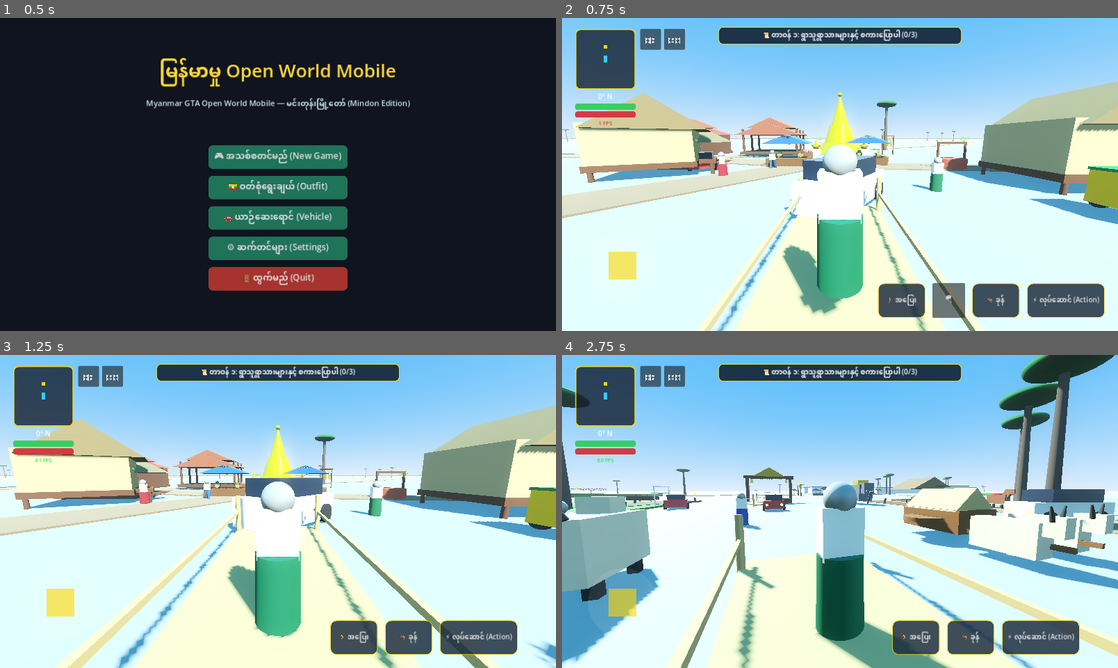
Above: before the commit, frames 1-4 (two rows, left to right).
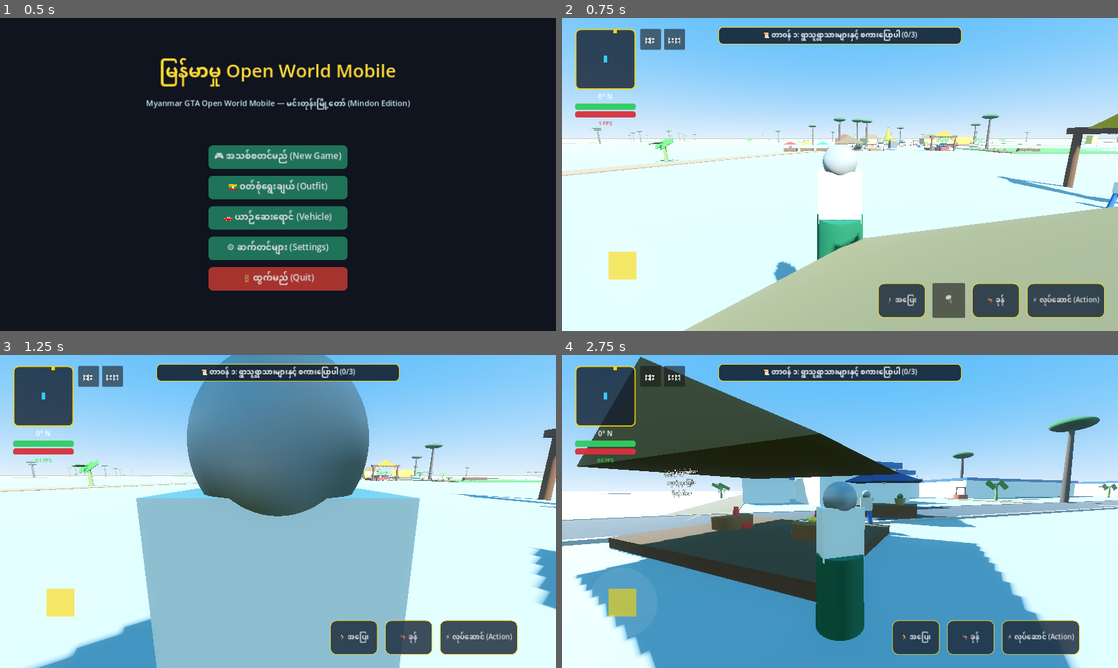
Above: after the commit, the same moments.

Repository: sudohlaingwin/gta-open-world
Game: Godot game, scene res://scenes/main_menu.tscn
Two runs of this game, one before a commit and one after it. Both use one fixed random seed, a clock stepped at 60 frames per second and the inputs below.
Inputs (mouse positions are in pixels of both pictures, inside the frame that each line leads up to):
- Up to frame 1 (0.5 s): no input
- Up to frame 2 (0.75 s): click "🎮 အသစ်စတင်မည် (New Game)" at 0.5 s
- Up to frame 3 (1.25 s): no input
- Up to frame 4 (2.75 s): drag from (628, 611) to (895, 442) at 1.27 s; drag from (728, 527) to (812, 574) at 2.02 s

Frame 1 is identical in both runs. In frame 2, 40% of the frame differs, in the area x 0-100%, y 3-100%; in frame 3, 55%; in frame 4, 61%, in the area x 0-100%, y 0-100%.

Commit message:
Slice 106: Ambient Mindon village pedestrian AI and living community dynamics

Diff:
--- a/scripts/mindon_map_builder.gd
+++ b/scripts/mindon_map_builder.gd
@@ -19,6 +19,7 @@
 const BRIDGE_SCENE = preload("res://scenes/bamboo_bridge.tscn")
 const TEASHOP_SCENE = preload("res://scenes/myanmar_teashop.tscn")
 const STALL_SCENE = preload("res://scenes/market_stall.tscn")
+const PEDESTRIAN_SCENE = preload("res://scenes/ambient_pedestrian.tscn")
 const RIVER_SHADER = preload("res://scripts/water_river.gdshader")
 
 func _ready() -> void:
@@ -499,3 +500,18 @@
 	amenities_holder.add_child(stall2)
 	stall2.global_position = Vector3(-22.0, 0.0, 88.0)
 	stall2.rotation.y = deg_to_rad(-50.0)
+
+	# Ambient Mindon Citizens (ရွာသူရွာသား လမ်းလျှောက်သူများ)
+	var ped_spawns = [
+		Vector3(-25.0, 0.0, 90.0),
+		Vector3(-31.0, 0.0, 94.0),
+		Vector3(-15.0, 0.0, 80.0),
+		Vector3(0.0, 0.0, 30.0)
+	]
+	var ped_idx = 0
+	for p_pos in ped_spawns:
+		ped_idx += 1
+		var ped = PEDESTRIAN_SCENE.instantiate()
+		ped.name = "MindonCitizen_%d" % ped_idx
+		amenities_holder.add_child(ped)
+		ped.global_position = p_pos
Not shown, changed: COLLAB.md
